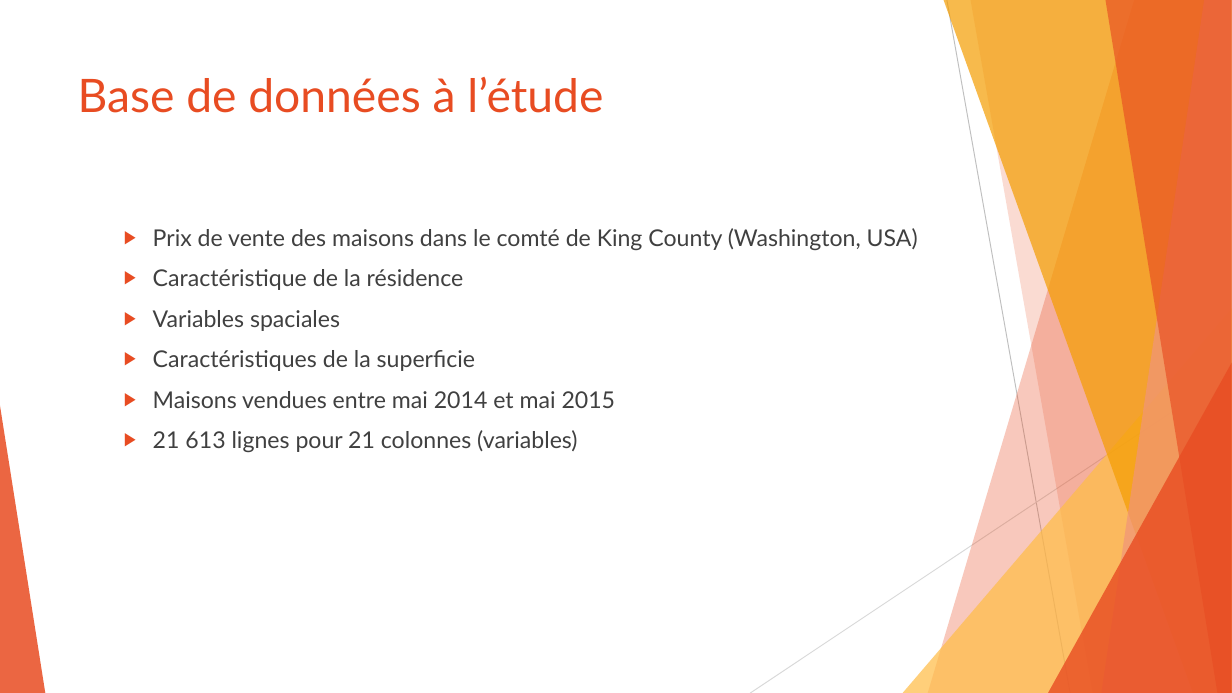
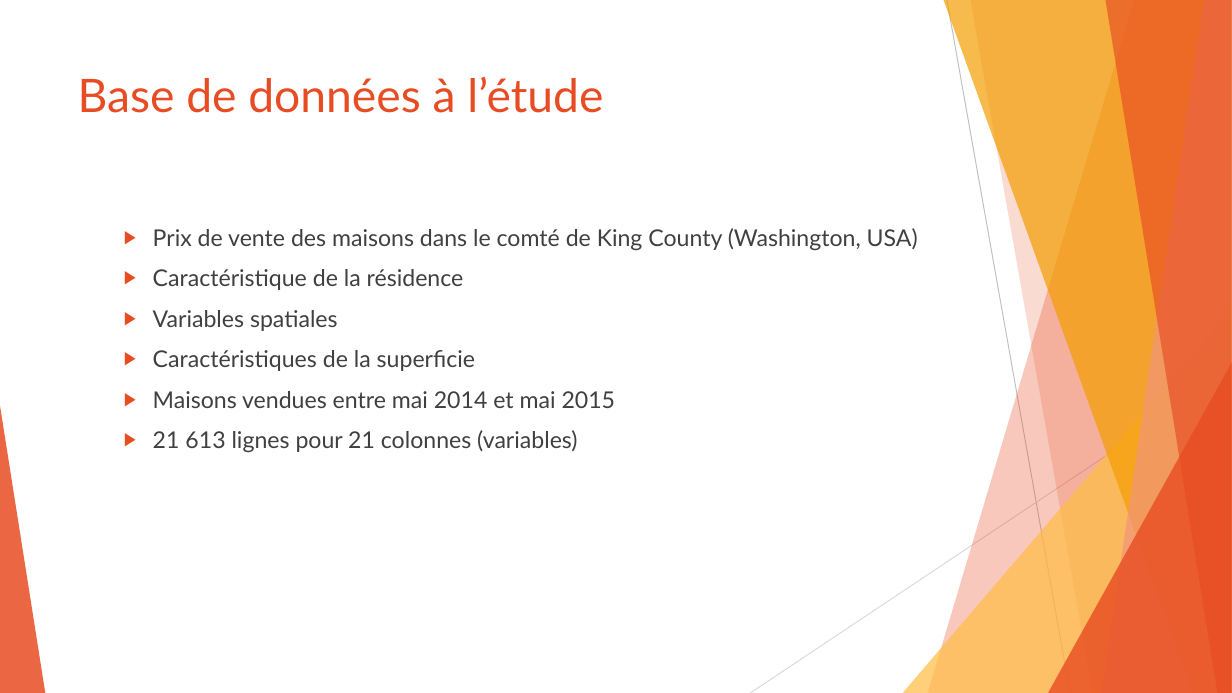
Before and after one commit to SamuelProvencher/TP-Apprentissage, a slide deck: slide 5 of PP.pptx. Drawn at 1232x693 pixels with LibreOffice and Linux fonts; fonts in the diff are those of the drawing. Boxes give left, top, right and bottom in pixels: in the first picture for what was removed or moved away, otherwise in the second. Text is boxed around its words. In the diff, an @@ line names an element or a change of style, - is before the commit and + after.

Commit message:
PP sam

```diff
--- a/PP.pptx
+++ b/PP.pptx
@@ text at [153,310,338,331]: text changed @@
-  ▶ Variables spaciales
+  ▶ Variables spatiales
```
Also in this commit, not shown: 1 other slide changed, 1 slide added.
